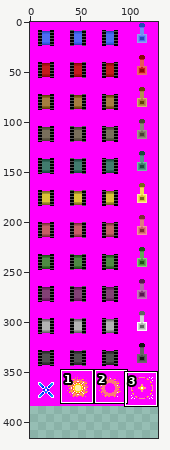
Edited in one commit: sprite sheet (v3_projectiles/sprites/sprite-sheet.png). Above: a wide view before the commit, with the close-up outlined.
Close-up. Before:
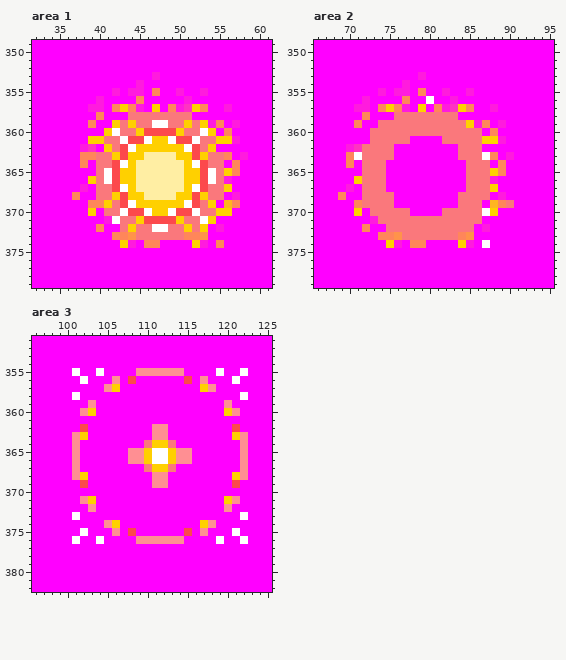
The file is 128x384 pixels. Colours within 5 levels of each other are drawn and written as one. Shown: area 1: x 32..61, y 349..379; area 2: x 66..95, y 349..379; area 3: x 96..125, y 351..382. The old version is drawn lined up with the new one, on the new canvas. The commit also changed other parts of the picture, which this record leaves out.
New version:
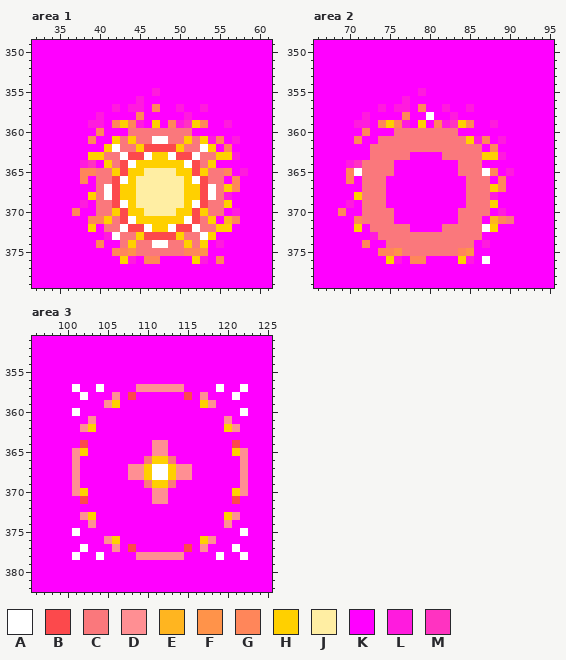
Palette (. is transparent): A #ffffff  B #fc494c  C #fa787c  D #ff8f93  E #ffb520  F #ff934a  G #ff865a  H #ffd000  J #ffeea3  K #ff00ff  L #ff1bde  M #ff33c1
Change:
canvas 128x384 -> 128x416
Changed rows in their new state; - is an unchanged pixel.
Area 1:
first column x 37:
353 ----------K-----------
354 --------K-------------
355 -----K-KK-L--K--K-----
356 ---K----L-----K-------
357 --KK-LKL--G-K-KKL--K--
358 ---L---KGKKKKKL-------
359 --LL-GHGLKHKGLMHGKKLK-
360 ---GKKK-CCCCCC-KKK-K--
361 --GKKHCHCCAACCHCHLGK--
362 -KK--ACC-BBBB-CCA--G--
363 -KHH-CABBAHHABBAC-HHLK
364 -LMKHCBAHHHHHHABCHK-K-
365 -GG-CHB-H----H-BHC-GKL
366 -GK-C-A--------A-C-KG-
367 -K--A-H--------H-A--G-
368 K-H-ABH-J----J-HBA-LK-
369 -LKCCBAHJJJJJJHABCCHK-
370 G-KC-HBHHJJJJHHBH-CKL-
371 --GGHCBA-HHHH-ABC--EG-
372 --HKCCABBAHHABBACCHH--
373 ----LACCHBBBBHCCAH----
374 ---G--CHCCAACCHCH-L---
375 -----GGFCCCCCCGGF-----
376 ------HL-GG----HL-G---
Area 2:
first column x 69:
353 ----------K-----------
354 --------K-------------
355 -----K-KK-L--K--K-----
356 ---K----L--K--K-------
357 --KK-LKL--G-K-KKL--K--
358 ---L---KGKKAKKL-------
359 --LL-GHGLKHKGLMHGKKLK-
360 ---GKKK--------KKK-K--
361 --G-K----CCCC---HLGK--
362 -KKK---CCCCCCCC----G--
363 -KKK---CC----CC---HHLK
364 -LM---C--------C--K-K-
365 -GA---C--------C--AGKL
366 -GK----------------KG-
367 -K------------------G-
368 K-H---K--------K---LK-
369 -LK---K--------K--CHKK
370 G-KC---KK----KK---CKL-
371 --GCC--KKKKKKKK----EGC
372 --HKCC---KKKK----CAH--
373 ----LCCC-------CCC----
374 ---G--CCCCCCCCCCC-L---
375 -----GGFCCCCCCCGF-----
376 ------HL-GG----HL-A---
Area 3:
first column x 101:
355 K--K----KKKKKK----K--K
356 -K---K-K------K-K---K-
357 A--AKK--DDDDDD--KKA--A
358 KA---D-B------B-D---AK
359 --K-DH----------HD-K--
360 AKK----------------KKA
361 --D----------------D--
362 -DH-------KK-------HD-
363 KK--------KK--------KK
364 KB-------KDDK-------BK
365 -H-----KKKDDKKK-----H-
366 -------KKCHHCKK-------
367 -------DDHAAHDD-------
368 -K-----DDHAAHDD-----K-
369 DK-------CHHC-------KD
370 DH--------DD--------HD
371 -BK-------DD-------KB-
372 --K----------------K--
373 KDH----------------HDK
374 --D-KK----------KK-D--
375 AK---K-K------K-K---KA
376 K--KDH--KKKKKK--HDK--K
377 -A---D-B------B-D---A-
378 A--A----DDDDDD----A--A
Where, in picture pixels (left, top, right, bottom), the same in both close-ups:
changed: (72, 72, 248, 264)
changed: (338, 72, 514, 264)
changed: (72, 368, 248, 560)
